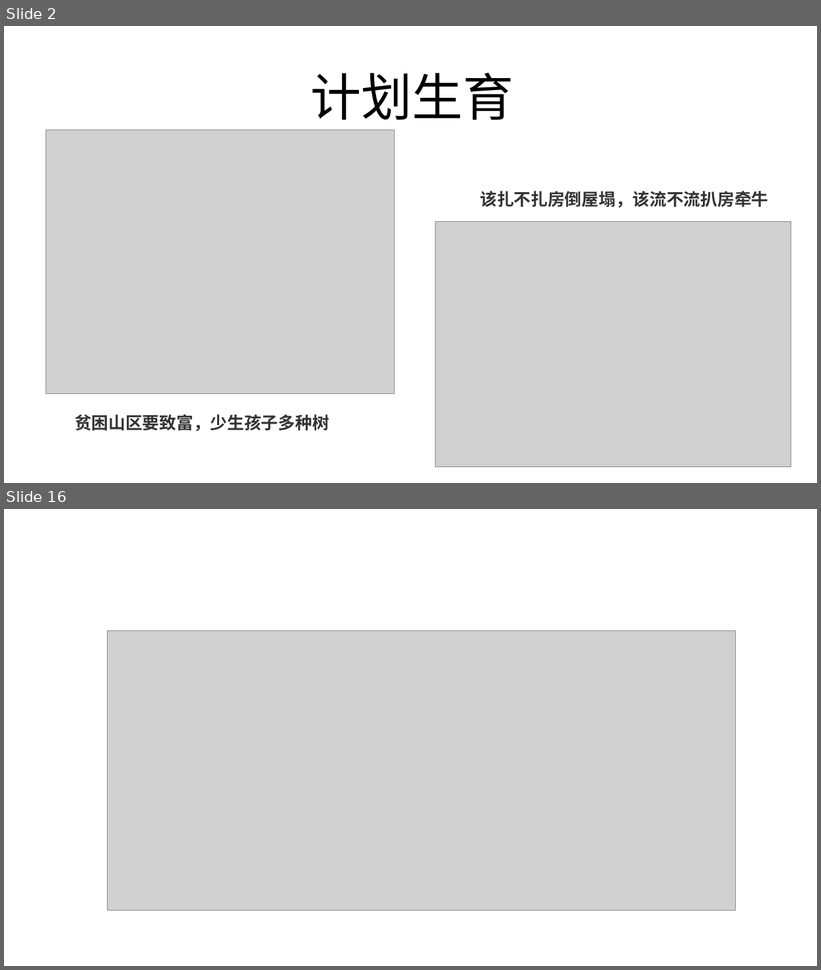
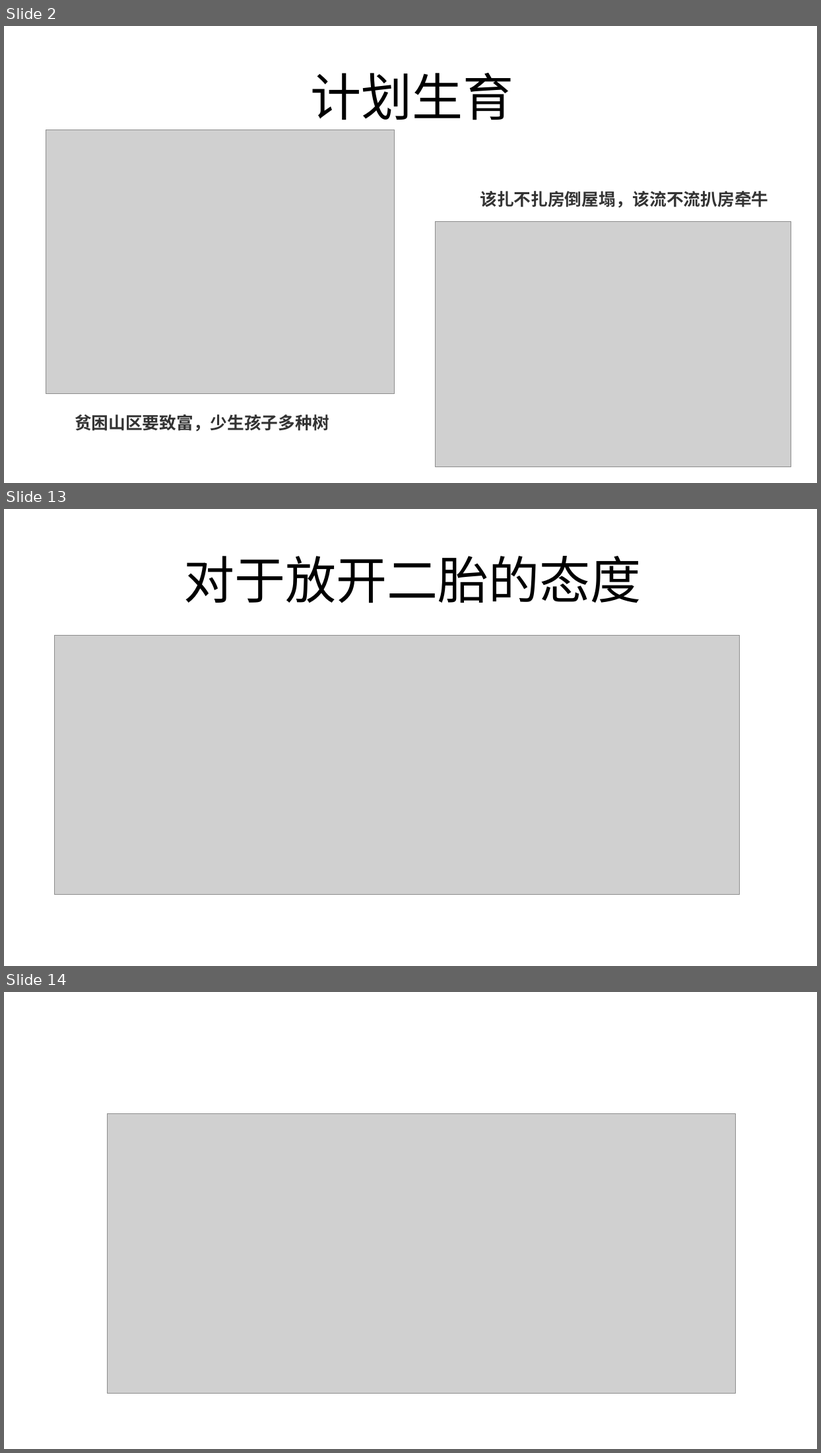
Before and after one commit to FredJiangFei/freetalk, a slide deck: 生娃是国家大事/sw - Copy.pptx. Shown one above the other, each under a label of ours: slides 2 and 16 before the commit, slides 2, 13 and 14 after it; the slides between them are not shown. The pictures are 821x970 and 821x1453 pixels, drawn with LibreOffice and Linux fonts; fonts in the diff are those of the drawing; grey boxes stand for pictures. Boxes give left, top, right and bottom in pixels: in the first picture for what was removed or moved away, otherwise in the second. Text is boxed around its words. In the diff, an @@ line names an element or a change of style, - is before the commit and + after.

```diff
--- a/生娃是国家大事/sw - Copy.pptx
+++ b/生娃是国家大事/sw - Copy.pptx
@@ slide 13 added at (4,509,817,966), background #FFFFFF @@
@@ title added at (184,556,641,603), 60 pt, text #000000 @@
+对于放开二胎的态度
@@ picture added at (55,635,740,895) @@
@@ what was slide 16 is now slide 14 @@
```
Also in this commit, not shown: 13 slides changed, 4 other slides added, 10 slides removed, 2 other files.
